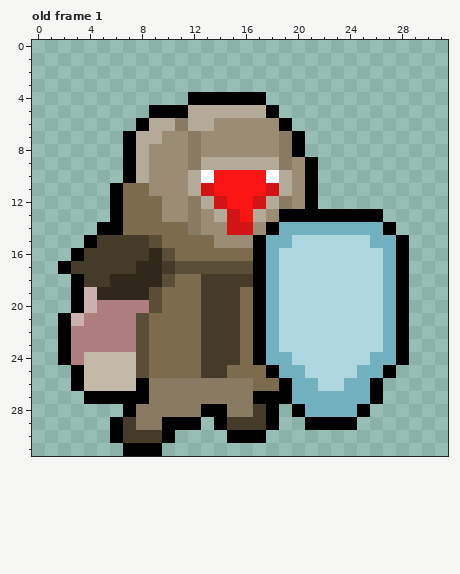
Pixel-art file: Assets/_Projects/Sprites/GamePlay/Enemy/Enemy Tank.aseprite. The picture above was drawn from the file before the commit.
32x32 pixels, 3 frames. Colours within 5 levels of each other are drawn and written as one. Shown: old frame 1. The commit also changed other frames, which this record leaves out.
After the commit:
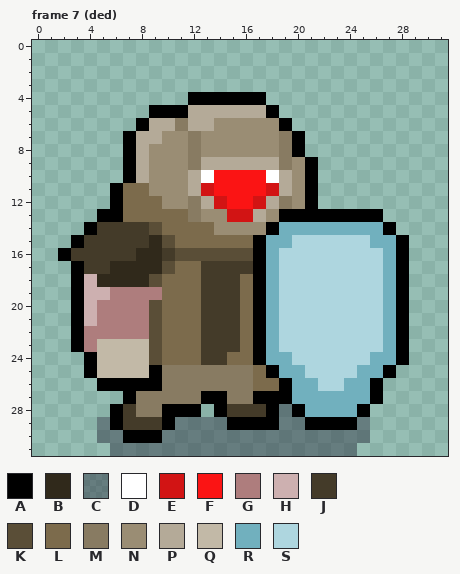
Palette (. is transparent): A #000000  B #30291b  C #22203469  D #ffffff  E #d21414  F #fb1414  G #ae7d7d  H #cdb0b0  J #443b29  K #5a4e37  L #7c6b4c  M #887b62  N #9a8d74  P #b4aa98  Q #c2b9a7  R #71b0be  S #aed6df
A new or re-ordered frame is compared with the old frame closest to it.
Message: modify: die-flow of towerController and enemyController
What changed:
frames 3 -> 10
layer "Layer 2" opacity 41% added
Frame 7 (ded) is new; against old frame 1, layers "Layer 1", "Layer 2":
Colour A now appears in row 13 at x 5; in row 14 at x 4; in row 15 at x 3; in row 16 at x 2; in row 28 at x 6.
The author changed colour G to colour A in rows 22 to 23 at x 3.
The author changed colour H to colour A in row 21 at x 3.
The author changed colour J to colour A in row 17 at x 3; in row 29 at x 15 to 17; in row 30 at x 7 to 9.
The author changed colour L to colour A in row 25 at x 9.
The author changed colour M to colour A in row 26 at x 9; in row 27 at x 13 to 14; in row 28 at x 10 to 12.
The author changed colour Q to colour A in rows 24 to 25 at x 4; in row 26 at x 5 to 7.
The author changed colour J to colour B in row 16 at x 8; in row 17 at x 6 to 7; in row 18 at x 5.
The author changed colour K to colour B in row 15 at x 9.
Colour C now appears in row 28 at x 19; in row 29 at x 5, 13, 19 to 20 and 25; in row 30 at x 5, 11 to 14 and 18 to 25; in row 31 at x 6 and 10 to 24.
The author changed colour A to colour C in row 29 at x 11 to 12 and 14; in row 30 at x 6, 10 and 15 to 17; in row 31 at x 7 to 9.
The author changed colour F to colour E in row 13 at x 16.
The author changed colour B to colour G in row 19 at x 6 to 8.
The author changed colour K to colour G in row 19 at x 9; in rows 21 to 22 at x 8.
The author changed colour B to colour H in row 19 at x 5.
The author changed colour G to colour H in row 21 at x 4.
The author changed colour J to colour H in row 18 at x 4.
The author changed colour A to colour J in row 14 at x 5 to 6; in row 15 at x 4; in row 16 at x 3; in row 28 at x 7.
The author changed colour K to colour J in row 16 at x 10; in row 17 at x 13 to 16.
The author changed colour L to colour J in row 14 at x 7 to 8.
The author changed colour M to colour J in row 28 at x 15 to 16; in row 29 at x 8 to 9.
The author changed colour B to colour K in row 18 at x 9.
The author changed colour J to colour K in row 17 at x 10.
The author changed colour L to colour K in row 14 at x 9; in row 15 at x 10; in row 16 at x 11 to 16; in rows 21 to 24 at x 9.
The author changed colour J to colour L in row 18 at x 16; in row 24 at x 15.
The author changed colour K to colour L in row 17 at x 11 to 12; in row 18 at x 10.
The author changed colour M to colour L in row 14 at x 12.
The author changed colour N to colour L in row 13 at x 10 to 11; in row 14 at x 13; in row 15 at x 14 to 16.
The author changed colour A to colour M in row 27 at x 8.
The author changed colour J to colour M in row 25 at x 13 to 14.
The author changed colour L to colour M in row 25 at x 10 to 12 and 15 to 16.
The author changed colour E to colour N in row 14 at x 15 to 16.
The author changed colour P to colour N in row 13 at x 14.
The author changed colour G to colour Q in row 23 at x 5 to 7.
The author changed colour K to colour Q in rows 23 to 25 at x 8.
Colour A is removed in row 17 at x 2; in rows 21 to 24 at x 2; in rows 25 to 26 at x 3; in row 27 at x 4 to 6; in row 28 at x 13.
Colour G is removed in row 24 at x 3.
Colour Q is removed in row 26 at x 4.
